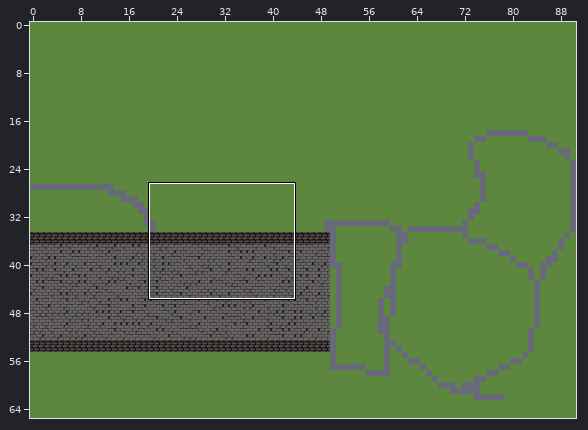
Two versions of a level (LDtk project, levels/main/main.ldtk). The first picture is a wide view before the edit; the outline marks the close-up.
Close-up. Before the commit:
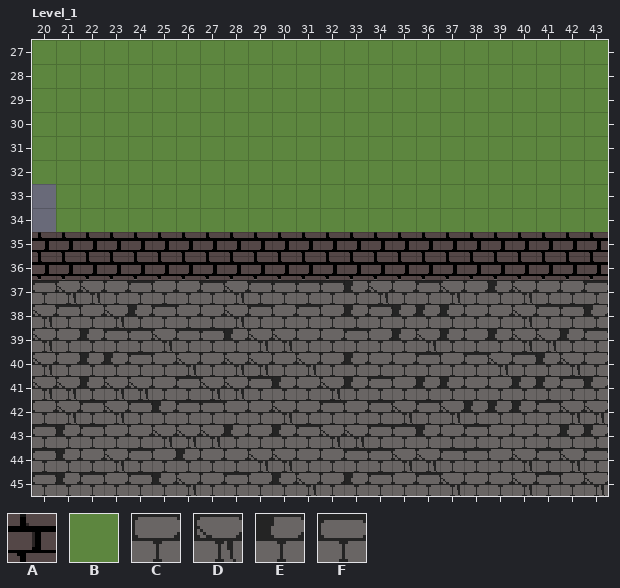
Cells are 16x16 px. Shown: Level_1 x 20..43, y 27..45. The commit also changed other parts of the map, which this record leaves out.
Key: from "solids_auto": A 1 "wall"; from "tiles": B 0, C 16, D 17, E 24, F 25.
_ is an empty cell.
Layers that did not change in this view are not listed.
Layer "tiles" before, first column x 20:
27 BBBBBBBBBBBBBBBBBBBBBBBB
28 BBBBBBBBBBBBBBBBBBBBBBBB
29 BBBBBBBBBBBBBBBBBBBBBBBB
30 BBBBBBBBBBBBBBBBBBBBBBBB
31 BBBBBBBBBBBBBBBBBBBBBBBB
32 BBBBBBBBBBBBBBBBBBBBBBBB
33 _BBBBBBBBBBBBBBBBBBBBBBB
34 _BBBBBBBBBBBBBBBBBBBBBBB
35 DEDCFEFFDCDCDECFEFEEDFFE
36 DFEFDFFEDEFCDDEECCEEDEFE
37 FDDCFCCFDFFFFEDCFDCEDCCF
38 DFCDEFCCDFCFCEFEEECCDFFE
39 DCEFFDFFEDDCCFCEDECEDDEF
40 DCEEFCDCDDCDCECCFCFDFEDC
41 DDEDDCFDDFECDEFCEECCEEFE
42 CDFDFEFFCCDCFCFDFDEEEFDD
43 FEFCCDDDECEFDDFFECFCCCEE
44 FECDFCECCDDCCFFDDFFCDFDF
45 FEFCFEDCFCEDCEFCFDCCDFCD
Layer "solids_auto" before, first column x 20:
27 ________________________
28 ________________________
29 ________________________
30 ________________________
31 ________________________
32 ________________________
33 ________________________
34 ________________________
35 AAAAAAAAAAAAAAAAAAAAAAAA
36 AAAAAAAAAAAAAAAAAAAAAAAA
37 ________________________
38 ________________________
39 ________________________
40 ________________________
41 ________________________
42 ________________________
43 ________________________
44 ________________________
45 ________________________
Once edited:
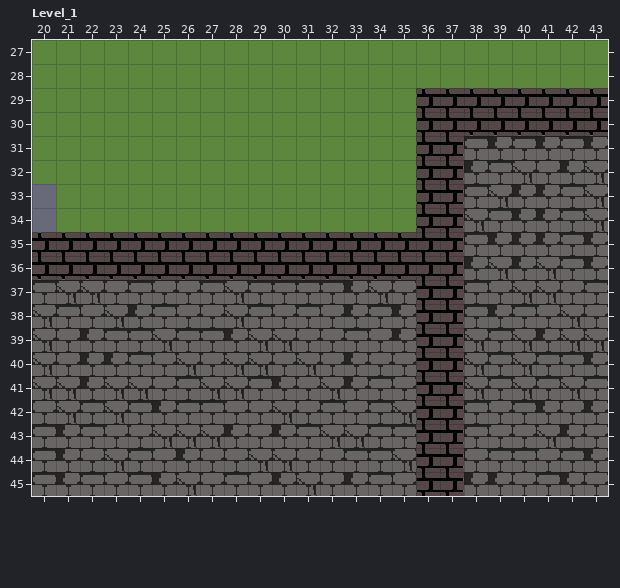
Edits made:
Layer "tiles":
y 30: x 37..43 BBBBBBB -> DCDFDEC
y 31: x 37..43 BBBBBBB -> CFEFEFE
y 32: x 37..43 BBBBBBB -> DEFDCED
y 33: x 37..43 BBBBBBB -> EFDEEFD
y 34: x 37..43 BBBBBBB -> EDFEEFD
y 35: x 38 E -> F; x 40..41 DF -> EE
y 36: x 39..41 EDE -> DED
y 37: x 36..39 FDCE -> EFFC; x 41 C -> D
y 38: x 37..43 ECCDFFE -> CFEFCDC
y 39: x 36 D -> E; x 38..39 CE -> DF; x 41..43 DEF -> EDD
y 40: x 36..43 FCFDFEDC -> DFDFDFFE
y 41: x 36..43 EECCEEFE -> DFDFDFDF
y 42: x 36 F -> C; x 38..43 EEEFDD -> FCFECE
y 43: x 36..37 EC -> DF; x 41 C -> D; x 43 E -> C
y 44: x 36..43 DFFCDFDF -> CDCFFCFE
y 45: x 36 F -> E; x 38..40 CCD -> EEC; x 42..43 CD -> EC
Layer "solids_auto":
y 29..30: x 36..43 ________ -> AAAAAAAA
y 31..34: x 36..37 __ -> AA
y 35..36: x 38..43 AAAAAA -> ______
y 37..45: x 36..37 __ -> AA
